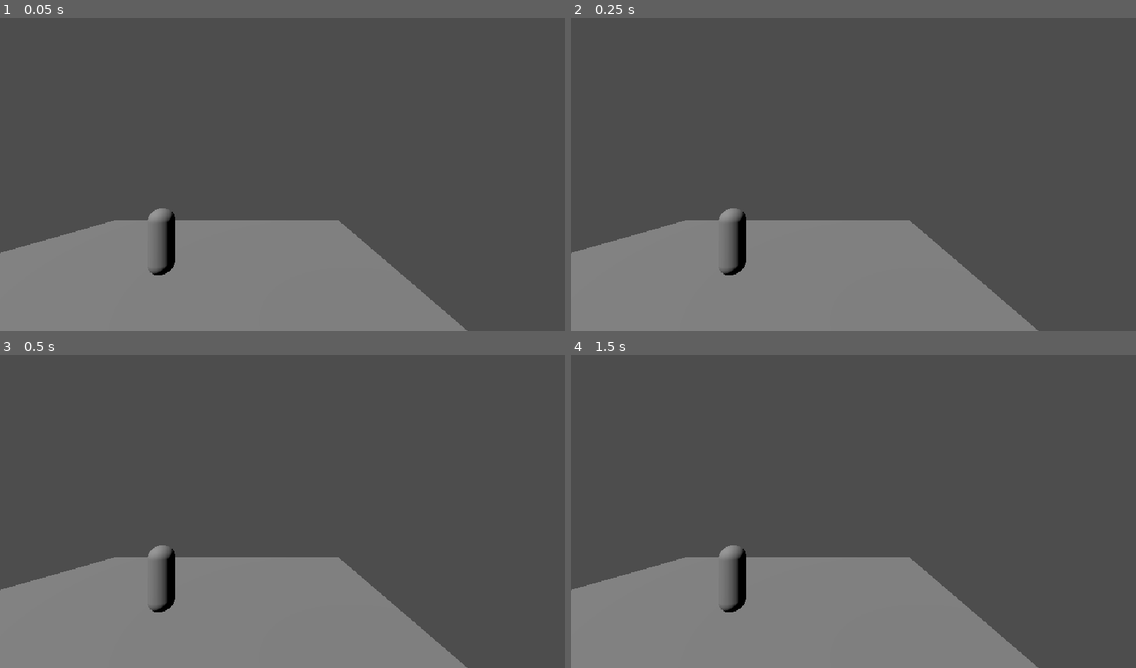
Above: before the commit, frames 1-4 (two rows, left to right).
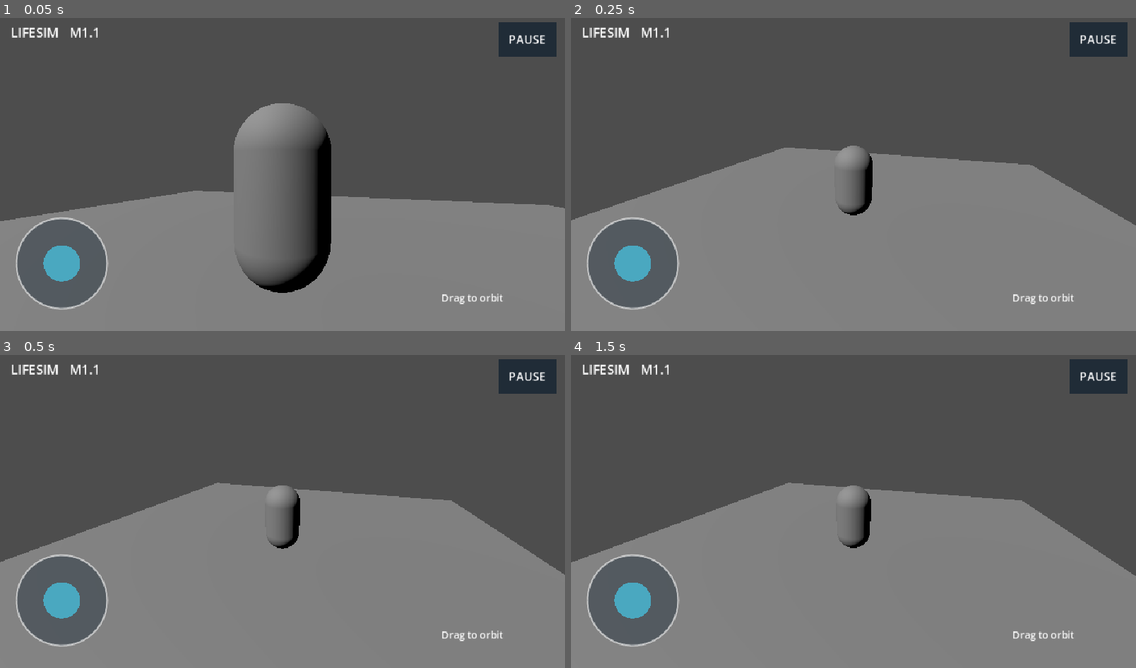
Above: after the commit, the same moments.

Repository: Ye-Shwethway/creators-universe-lifesim
Game: Godot game, scene res://scenes/main.tscn
Same seed, same stepped clock (60 frames per second), same inputs: the game is played once before the commit and once after it.
Inputs (mouse positions are in pixels of both pictures, inside the frame that each line leads up to):
- Up to frame 1 (0.05 s): no input
- Up to frame 2 (0.25 s): no input
- Up to frame 3 (0.5 s): no input
- Up to frame 4 (1.5 s): move the mouse to (977, 492) at 0.52 s; click (977, 492) at 0.67 s; tap Enter at 1.25 s; drag from (740, 524) to (825, 574) at 1.27 s

The runs differ from the first frame. In frame 1, 27% of the frame differs, in the area x 0-100%, y 1-100%; in frame 2, 30%; in frame 3, 30%; in frame 4, 30%.

Commit message:
feat(M1.1): connect touch HUD player physics and chase camera

Diff:
--- a/scripts/main.gd
+++ b/scripts/main.gd
@@ -1,31 +1,70 @@
 extends Node3D
-## Procedural placeholder scene; not yet a playable character controller.
+var player: LifeSimPlayer
+var cam: Camera3D
+var yaw := 0.3
+var pitch := -0.35
+var paused := false
 
 func _ready() -> void:
-    _create_world()
+    var ground := StaticBody3D.new()
+    var g := CollisionShape3D.new()
+    var b := BoxShape3D.new()
+    b.size = Vector3(14, 0.2, 14)
+    g.shape = b
+    g.position.y = -0.1
+    ground.add_child(g)
+    var floor_mesh := MeshInstance3D.new()
+    var floor_box := BoxMesh.new()
+    floor_box.size = b.size
+    floor_mesh.mesh = floor_box
+    floor_mesh.position.y = -0.1
+    ground.add_child(floor_mesh)
+    add_child(ground)
+    player = LifeSimPlayer.new()
+    var col := CollisionShape3D.new()
+    var capsule := CapsuleShape3D.new()
+    capsule.height = 1.9
+    capsule.radius = 0.35
+    col.shape = capsule
+    col.position.y = 0.95
+    player.add_child(col)
+    var body := Node3D.new()
+    body.name = "Visual"
+    var mesh := MeshInstance3D.new()
+    var visual_mesh := CapsuleMesh.new()
+    visual_mesh.height = 1.9
+    mesh.mesh = visual_mesh
+    mesh.position.y = 0.95
+    body.add_child(mesh)
+    player.add_child(body)
+    add_child(player)
+    cam = Camera3D.new()
+    add_child(cam)
+    cam.current = true
+    var sun := DirectionalLight3D.new()
+    sun.rotation_degrees = Vector3(-48, -35, 0)
+    add_child(sun)
+    var layer := CanvasLayer.new()
+    add_child(layer)
+    var hud := LifeSimMobileControls.new()
+    layer.add_child(hud)
+    hud.movement_changed.connect(func(a: Vector2) -> void: player.input_axis = a)
+    hud.camera_dragged.connect(_orbit)
+    hud.pause_toggled.connect(_pause)
 
-func _create_world() -> void:
-    var floor_mesh := BoxMesh.new()
-    floor_mesh.size = Vector3(14.0, 0.2, 14.0)
-    var floor_node := MeshInstance3D.new()
-    floor_node.mesh = floor_mesh
-    floor_node.position = Vector3(0.0, -0.1, 0.0)
-    add_child(floor_node)
+func _physics_process(delta: float) -> void:
+    if paused: return
+    player.camera_yaw = yaw
+    var focus := player.global_position + Vector3.UP * 1.2
+    var ray := Vector3(sin(yaw)*cos(pitch), -sin(pitch), cos(yaw)*cos(pitch))
+    cam.global_position = cam.global_position.lerp(focus + ray * 6.0, minf(1.0, delta * 9.0))
+    cam.look_at(focus)
 
-    var actor := MeshInstance3D.new()
-    var capsule := CapsuleMesh.new()
-    capsule.radius = 0.35
-    capsule.height = 1.9
-    actor.mesh = capsule
-    actor.position = Vector3(0.0, 1.0, 0.0)
-    add_child(actor)
+func _orbit(d: Vector2) -> void:
+    yaw -= d.x * 0.006
+    pitch = clampf(pitch - d.y * 0.004, -1.12, -0.12)
 
-    var sun := DirectionalLight3D.new()
-    sun.rotation_degrees = Vector3(-48.0, -35.0, 0.0)
-    add_child(sun)
-
-    var camera := Camera3D.new()
-    camera.position = Vector3(3.5, 3.0, 6.0)
-    camera.look_at(Vector3(0.0, 1.0, 0.0), Vector3.UP)
-    camera.current = true
-    add_child(camera)
+func _pause() -> void:
+    paused = not paused
+    player.set_physics_process(not paused)
+    player.input_axis = Vector2.ZERO
